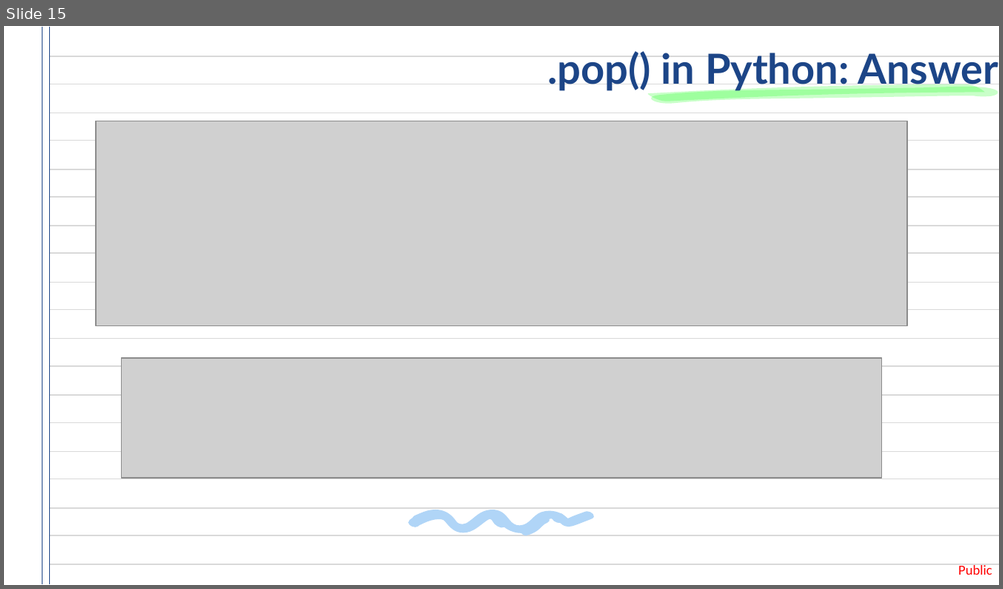
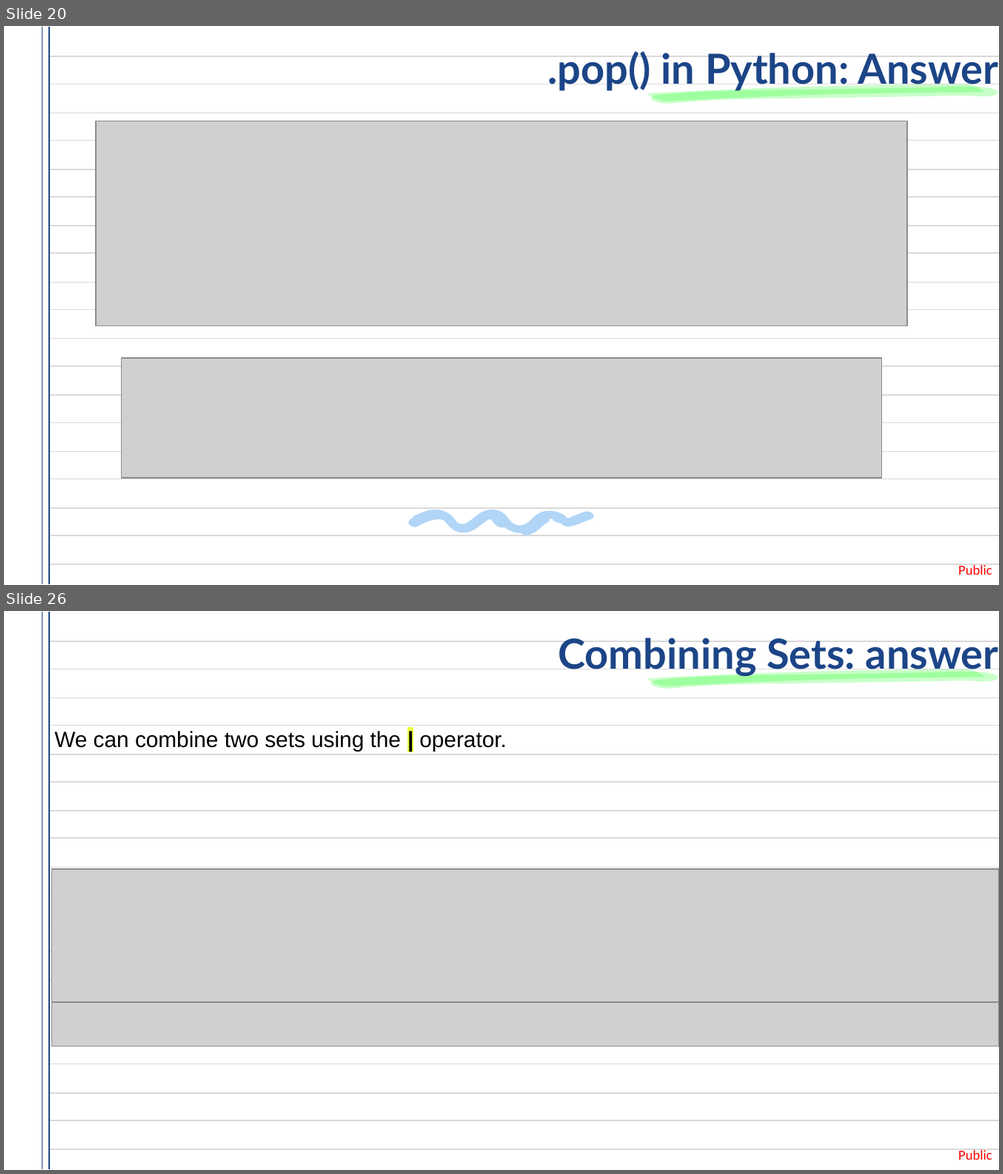
Before and after one commit to pi515/tech-mentorship, a slide deck: lessons/4-collections/4.3-sets/4.3.pptx. Shown one above the other, each under a label of ours: slide 15 before the commit, slides 20 and 26 after it; the slides between them are not shown. The pictures are 1003x589 and 1003x1174 pixels, drawn with LibreOffice and Linux fonts; fonts in the diff are those of the drawing; grey boxes stand for pictures. Boxes give left, top, right and bottom in pixels: in the first picture for what was removed or moved away, otherwise in the second. Text is boxed around its words. In the diff, an @@ line names an element or a change of style, - is before the commit and + after.

Commit message:
feat: refine sets lesson 4.3 (#22)
* Update notebook with more exercises
* Refine PowerPoint to be more interactive
* Add clickable Google Colab link

```diff
--- a/lessons/4-collections/4.3-sets/4.3.pptx
+++ b/lessons/4-collections/4.3-sets/4.3.pptx
@@ slide 26 added at (x1=4, y1=611, x2=999, y2=1170), background #FFFFFF; not listed: 22 template elements that a slide beside it also shows @@
@@ title added at (x1=558, y1=638, x2=999, y2=677), 30 pt, text #1C4587, bold @@
+Combining Sets: answer
@@ freeform shape added at (x1=643, y1=672, x2=999, y2=689), fill #00FF00 at 21% opacity @@
@@ freeform shape added at (x1=646, y1=669, x2=984, y2=686), fill #00FF00 at 21% opacity @@
@@ subtitle added at (x1=54, y1=731, x2=506, y2=751), 16 pt, text #000000 @@
+We can combine two sets using the | operator.
@@ picture added at (x1=52, y1=869, x2=999, y2=1003) @@
@@ picture added at (x1=52, y1=1003, x2=999, y2=1047) @@
@@ what was slide 15 is now slide 20 @@
```
Also in this commit, not shown: 24 other slides changed, 10 other slides added, 1 other file.
